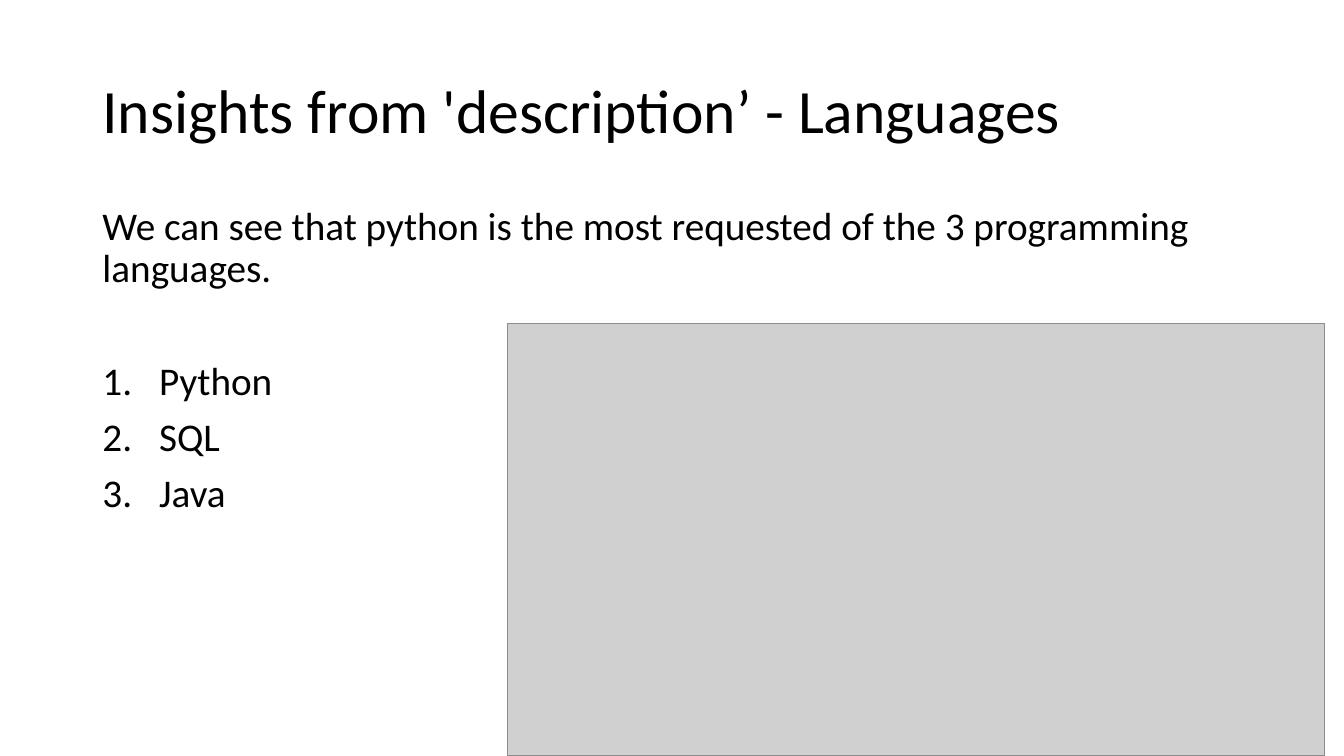
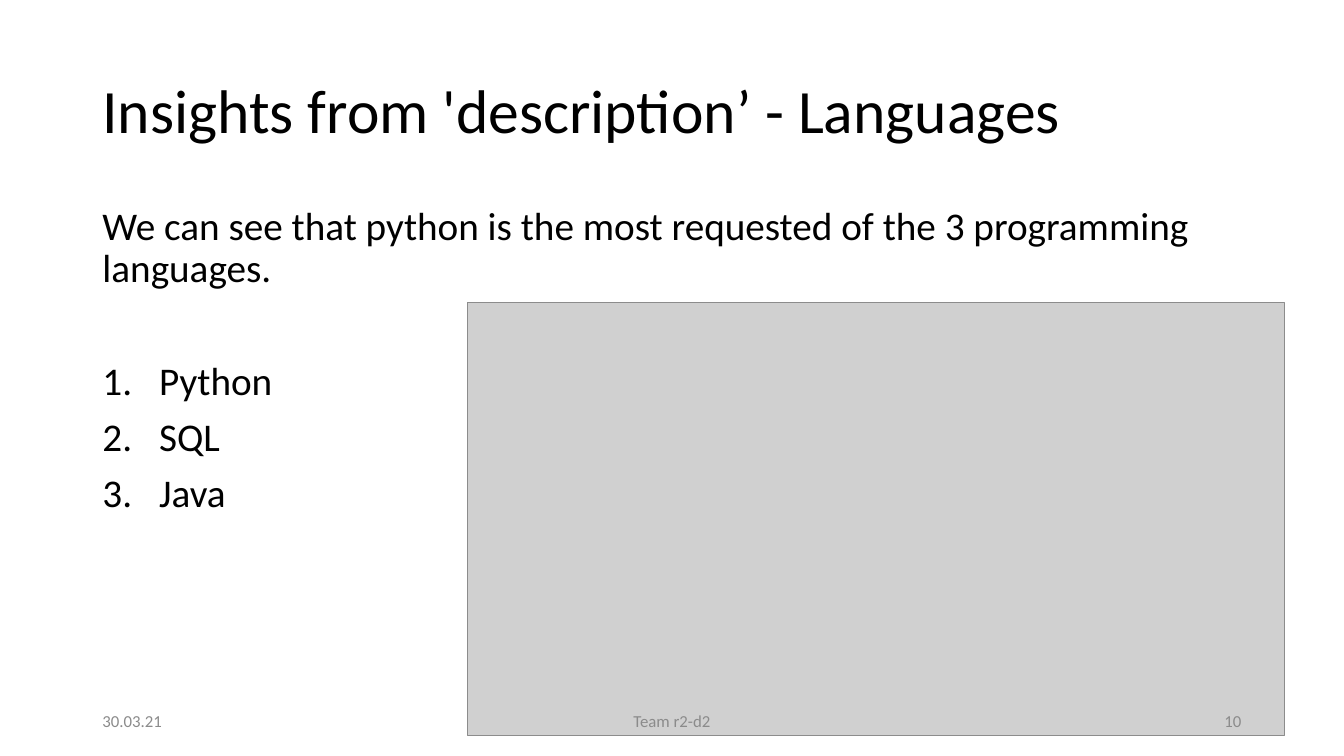
Before and after one commit to JosephineBiedermann/GroupProject1, a slide deck: slide 10 of Project1Presentation.pptx (slide 9 before the commit). Drawn at 1344x756 pixels with LibreOffice and Linux fonts; fonts in the diff are those of the drawing; grey boxes stand for pictures. Boxes give left, top, right and bottom in pixels: in the first picture for what was removed or moved away, otherwise in the second. Text is boxed around its words. In the diff, an @@ line names an element or a change of style, - is before the commit and + after.

```diff
--- a/Project1Presentation.pptx
+++ b/Project1Presentation.pptx
@@ picture: place and size @@
-picture at box(507, 324, 1325, 756)
+picture at box(467, 302, 1285, 735)
@@ text added at box(102, 716, 161, 727), 12 pt, text #8C8C8C @@
+30.03.21
@@ text added at box(633, 716, 711, 727), 12 pt, text #8C8C8C @@
+Team r2-d2
@@ page number added at box(1224, 716, 1241, 727), 12 pt, text #8C8C8C @@
+10
```
Also in this commit, not shown: 13 other slides changed, 6 slides added, 1 slide removed.
